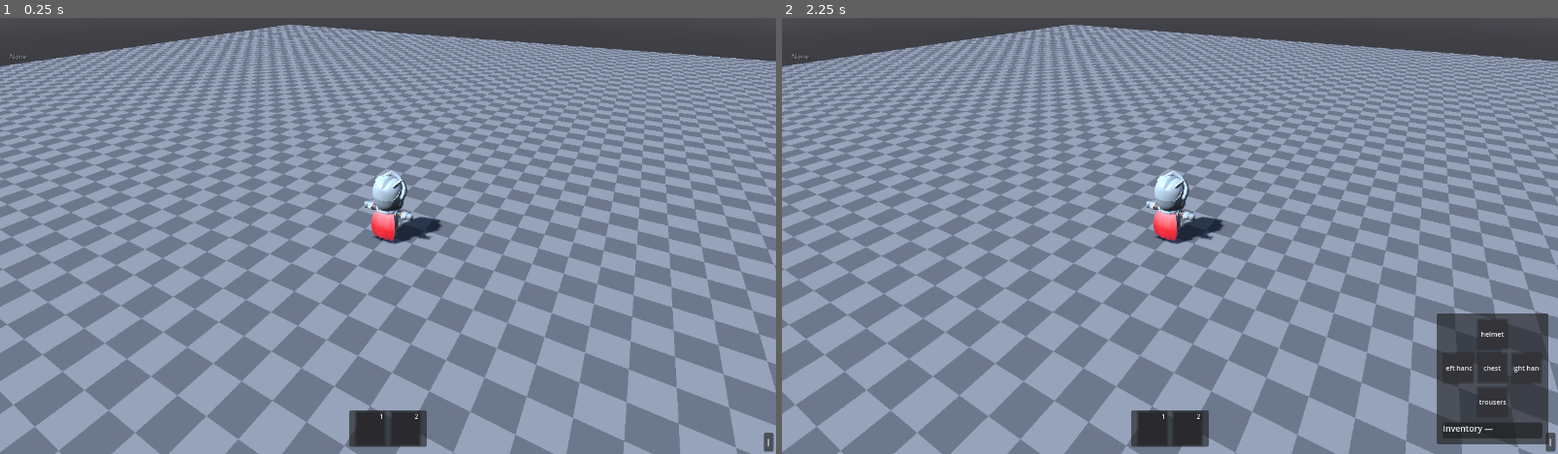
Above: before the commit, frames 1-2 (left to right).
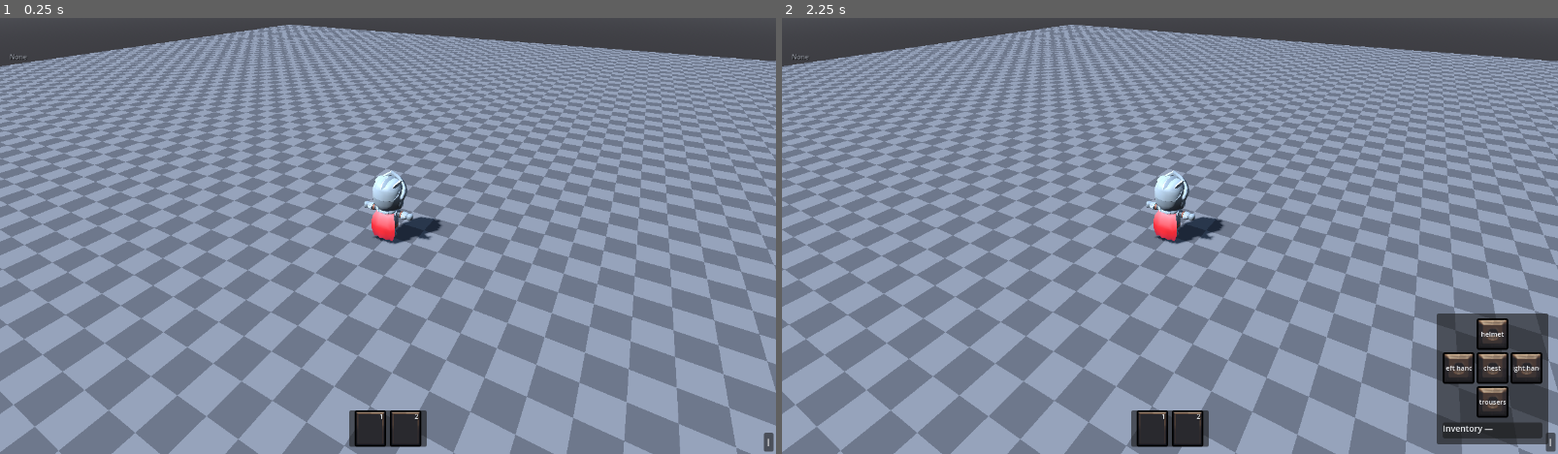
Above: after the commit, the same moments.

Repository: devarminas/marque
Game: Godot game, scene res://scenes/main.tscn
The game is run twice, just before and just after one commit, with the same random seed, the same clock (stepped at 60 frames per second) and the same inputs.
Inputs (mouse positions are in pixels of both pictures, inside the frame that each line leads up to):
- Up to frame 1 (0.25 s): no input
- Up to frame 2 (2.25 s): click "I" at 0.5 s; tap Enter at 1.25 s; move the mouse to (1340, 214) at 1.27 s; hold D (move_right) 1.28-2 s; tap 1 (hotbar_1) at 1.35 s; click (1340, 214) at 1.42 s; tap Space at 2 s; drag from (1014, 257) to (1131, 323) at 2.02 s

The runs differ from the first frame. In frame 1, 0.2% of the frame differs, in the area x 45-55%, y 90-99%; in frame 2, 0.8%, in the area x 45-98%, y 68-99%.

Commit message:
feat(client): skin HUD slots with Classic RPG frames
StyleBoxTexture chrome on hotbar/inventory/worn slots; worn EmptyArt under low-alpha Fill so silhouettes read.

Diff:
--- a/client/scenes/hotbar_slot.tscn
+++ b/client/scenes/hotbar_slot.tscn
@@ -1,11 +1,28 @@
-[gd_scene load_steps=2 format=3]
+[gd_scene load_steps=4 format=3]
 
 [ext_resource type="Script" path="res://scripts/hotbar_slot.gd" id="1_hotbar_slot"]
+[ext_resource type="Texture2D" path="res://assets/classic_rpg_ui/uielements/skill_frame.png" id="2_skill_frame"]
+
+[sub_resource type="StyleBoxTexture" id="style_slot_frame"]
+content_margin_left = 4.0
+content_margin_top = 4.0
+content_margin_right = 4.0
+content_margin_bottom = 4.0
+texture = ExtResource("2_skill_frame")
+texture_margin_left = 24.0
+texture_margin_top = 24.0
+texture_margin_right = 24.0
+texture_margin_bottom = 24.0
 
 [node name="HotbarSlot" type="Button" node_paths=PackedStringArray("fill", "name_label", "key_label")]
 custom_minimum_size = Vector2(52, 52)
 focus_mode = 0
 mouse_filter = 2
+theme_override_styles/normal = SubResource("style_slot_frame")
+theme_override_styles/pressed = SubResource("style_slot_frame")
+theme_override_styles/hover = SubResource("style_slot_frame")
+theme_override_styles/disabled = SubResource("style_slot_frame")
+theme_override_styles/focus = SubResource("style_slot_frame")
 script = ExtResource("1_hotbar_slot")
 fill = NodePath("Fill")
 name_label = NodePath("Name")
@@ -16,10 +33,10 @@
 anchors_preset = 15
 anchor_right = 1.0
 anchor_bottom = 1.0
-offset_left = 3.0
-offset_top = 3.0
-offset_right = -3.0
-offset_bottom = -3.0
+offset_left = 6.0
+offset_top = 6.0
+offset_right = -6.0
+offset_bottom = -6.0
 grow_horizontal = 2
 grow_vertical = 2
 mouse_filter = 2
--- a/client/scenes/inventory_slot.tscn
+++ b/client/scenes/inventory_slot.tscn
@@ -1,14 +1,31 @@
-[gd_scene load_steps=2 format=3]
+[gd_scene load_steps=4 format=3]
 
 [ext_resource type="Script" path="res://scripts/inventory_slot.gd" id="1_inventory_slot"]
+[ext_resource type="Texture2D" path="res://assets/classic_rpg_ui/uielements/inventory_frame_little.png" id="2_little_frame"]
+
+[sub_resource type="StyleBoxTexture" id="style_slot_frame"]
+content_margin_left = 4.0
+content_margin_top = 4.0
+content_margin_right = 4.0
+content_margin_bottom = 4.0
+texture = ExtResource("2_little_frame")
+texture_margin_left = 24.0
+texture_margin_top = 24.0
+texture_margin_right = 24.0
+texture_margin_bottom = 24.0
 
 [node name="InventorySlot" type="Button" node_paths=PackedStringArray("fill", "label")]
 custom_minimum_size = Vector2(52, 52)
 focus_mode = 0
+theme_override_styles/normal = SubResource("style_slot_frame")
+theme_override_styles/pressed = SubResource("style_slot_frame")
+theme_override_styles/hover = SubResource("style_slot_frame")
+theme_override_styles/disabled = SubResource("style_slot_frame")
+theme_override_styles/focus = SubResource("style_slot_frame")
 script = ExtResource("1_inventory_slot")
 fill = NodePath("Fill")
 label = NodePath("Label")
-empty_color = Color(0.2, 0.2, 0.22, 1)
+empty_color = Color(0.2, 0.2, 0.22, 0.15)
 known_color = Color(0.18, 0.72, 0.26, 1)
 unknown_color = Color(0.95, 0.08, 0.85, 1)
 
@@ -17,14 +34,14 @@
 anchors_preset = 15
 anchor_right = 1.0
 anchor_bottom = 1.0
-offset_left = 3.0
-offset_top = 3.0
-offset_right = -3.0
-offset_bottom = -3.0
+offset_left = 6.0
+offset_top = 6.0
+offset_right = -6.0
+offset_bottom = -6.0
 grow_horizontal = 2
 grow_vertical = 2
 mouse_filter = 2
-color = Color(0.2, 0.2, 0.22, 1)
+color = Color(0.2, 0.2, 0.22, 0.15)
 
 [node name="Label" type="Label" parent="."]
 layout_mode = 1
--- a/client/scenes/worn_slot.tscn
+++ b/client/scenes/worn_slot.tscn
@@ -1,31 +1,63 @@
-[gd_scene load_steps=2 format=3]
+[gd_scene load_steps=4 format=3]
 
 [ext_resource type="Script" path="res://scripts/worn_slot.gd" id="1_worn_slot"]
+[ext_resource type="Texture2D" path="res://assets/classic_rpg_ui/uielements/inventory_frame_little.png" id="2_little_frame"]
+
+[sub_resource type="StyleBoxTexture" id="style_slot_frame"]
+content_margin_left = 4.0
+content_margin_top = 4.0
+content_margin_right = 4.0
+content_margin_bottom = 4.0
+texture = ExtResource("2_little_frame")
+texture_margin_left = 24.0
+texture_margin_top = 24.0
+texture_margin_right = 24.0
+texture_margin_bottom = 24.0
 
 [node name="WornSlot" type="Button" node_paths=PackedStringArray("fill", "label")]
 custom_minimum_size = Vector2(52, 52)
 focus_mode = 0
 mouse_filter = 0
+theme_override_styles/normal = SubResource("style_slot_frame")
+theme_override_styles/pressed = SubResource("style_slot_frame")
+theme_override_styles/hover = SubResource("style_slot_frame")
+theme_override_styles/disabled = SubResource("style_slot_frame")
+theme_override_styles/focus = SubResource("style_slot_frame")
 script = ExtResource("1_worn_slot")
 fill = NodePath("Fill")
 label = NodePath("Label")
-empty_color = Color(0.2, 0.2, 0.22, 1)
+empty_color = Color(0.2, 0.2, 0.22, 0.15)
 known_color = Color(0.18, 0.72, 0.26, 1)
 unknown_color = Color(0.95, 0.08, 0.85, 1)
+
+[node name="EmptyArt" type="TextureRect" parent="."]
+layout_mode = 1
+anchors_preset = 15
+anchor_right = 1.0
+anchor_bottom = 1.0
+offset_left = 6.0
+offset_top = 6.0
+offset_right = -6.0
+offset_bottom = -6.0
+grow_horizontal = 2
+grow_vertical = 2
+mouse_filter = 2
+expand_mode = 1
+stretch_mode = 5
 
 [node name="Fill" type="ColorRect" parent="."]
 layout_mode = 1
 anchors_preset = 15
 anchor_right = 1.0
 anchor_bottom = 1.0
-offset_left = 3.0
-offset_top = 3.0
-offset_right = -3.0
-offset_bottom = -3.0
+offset_left = 6.0
+offset_top = 6.0
+offset_right = -6.0
+offset_bottom = -6.0
 grow_horizontal = 2
 grow_vertical = 2
 mouse_filter = 2
-color = Color(0.2, 0.2, 0.22, 1)
+color = Color(0.2, 0.2, 0.22, 0.15)
 
 [node name="Label" type="Label" parent="."]
 layout_mode = 1
